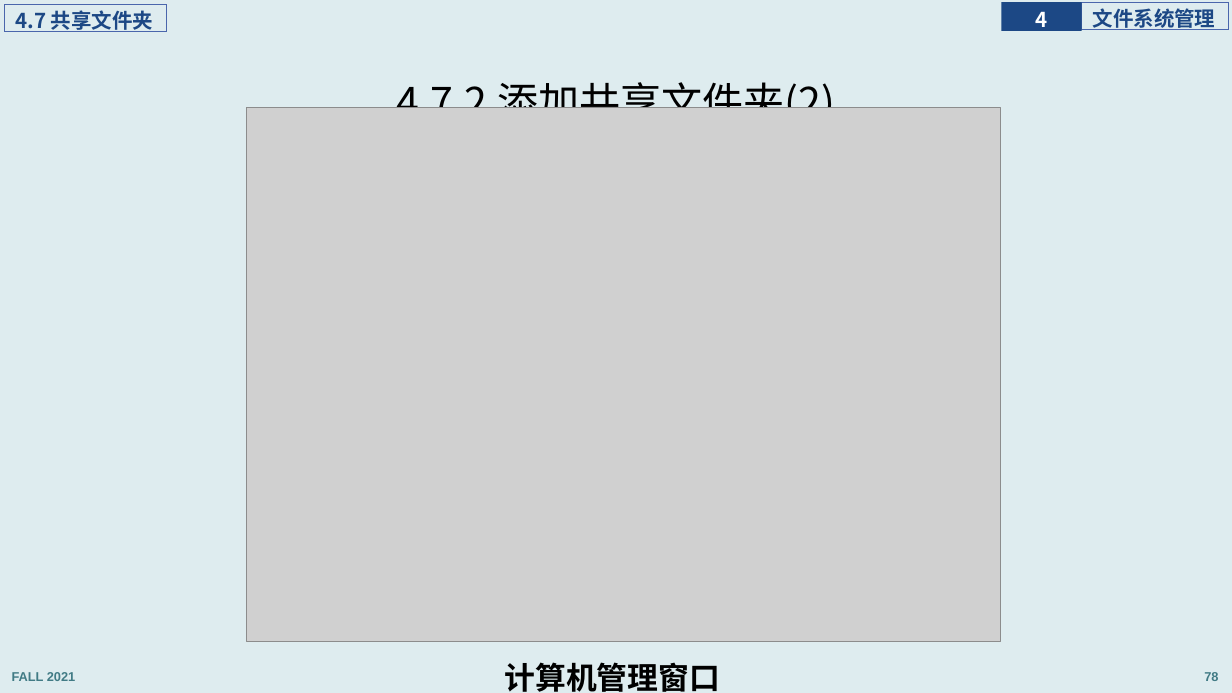
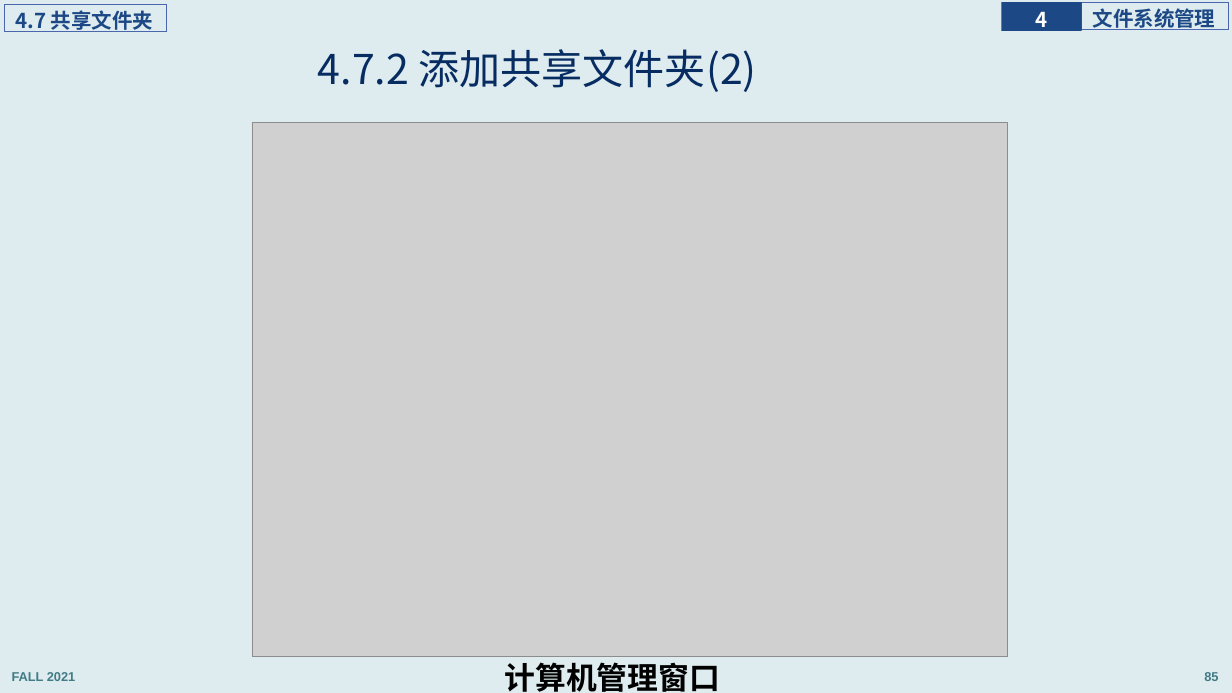
Before and after one commit to principleWindows/win-principle-2021, a slide deck: slide 85 of slides/instruction/principleWindows_4.pptx (slide 78 before the commit). Drawn at 1232x693 pixels with LibreOffice and Linux fonts; fonts in the diff are those of the drawing; grey boxes stand for pictures. Boxes give left, top, right and bottom in pixels: in the first picture for what was removed or moved away, otherwise in the second. Text is boxed around its words. In the diff, an @@ line names an element or a change of style, - is before the commit and + after.

```diff
--- a/slides/instruction/principleWindows_4.pptx
+++ b/slides/instruction/principleWindows_4.pptx
@@ title "4.7.2 添加共享文件夹(2)": place and size @@
-title "4.7.2 添加共享文件夹(2)" at [396, 82, 835, 108]
+title "4.7.2 添加共享文件夹(2)" at [318, 49, 756, 92]
@@ title "4.7.2 添加共享文件夹(2)" at [318, 49, 756, 92]: text colour #000000 to #072C62 @@
@@ picture: place and size @@
-picture at [247, 108, 1002, 641]
+picture at [252, 123, 1007, 656]
@@ page number at [1204, 672, 1218, 681]: text changed @@
-78
+85
```
Also in this commit, not shown: 34 other slides changed, 8 slides added, 6 other files.
